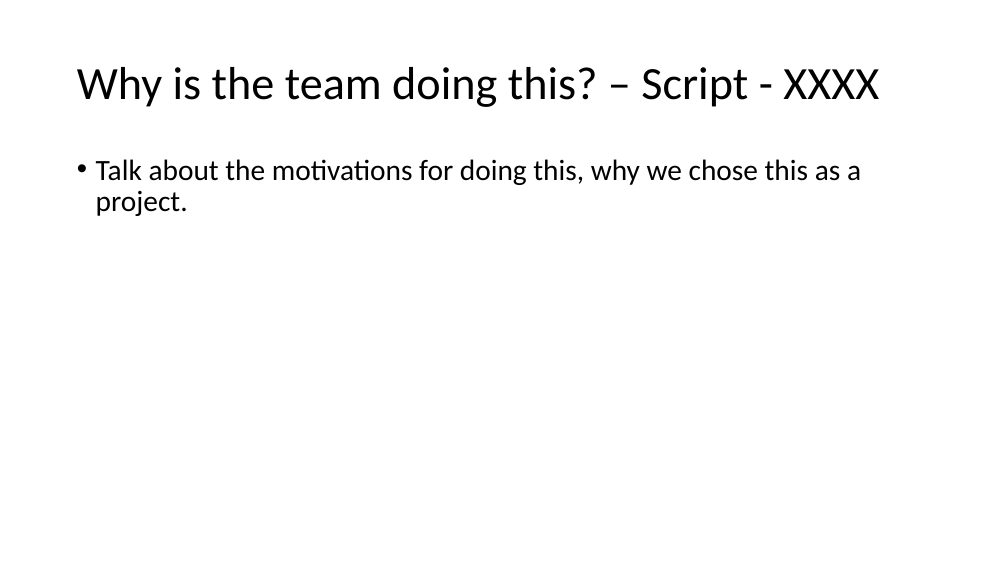
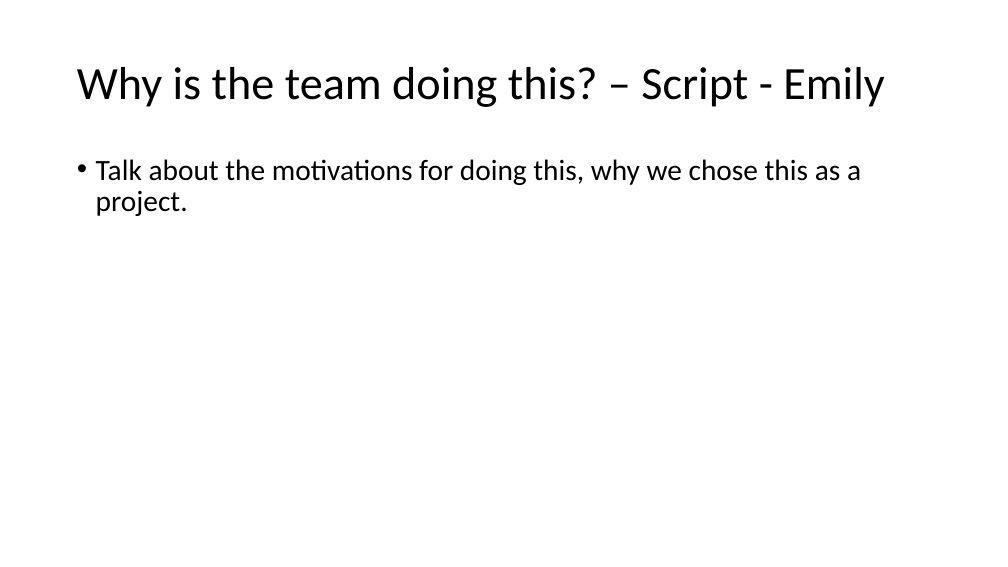
Before and after one commit to Brandon-M-Tech/Project-Assignment-3, a slide deck: slide 15 of storyboard-draft.pptx. Drawn at 1008x567 pixels with LibreOffice and Linux fonts; fonts in the diff are those of the drawing. Boxes give left, top, right and bottom in pixels: in the first picture for what was removed or moved away, otherwise in the second. Text is boxed around its words. In the diff, an @@ line names an element or a change of style, - is before the commit and + after.

Commit message:
updated storyboard with draft script

```diff
--- a/storyboard-draft.pptx
+++ b/storyboard-draft.pptx
@@ title at (x1=77, y1=67, x2=884, y2=107): text changed @@
-Why is the team doing this? – Script - XXXX
+Why is the team doing this? – Script - Emily
```
Also in this commit, not shown: 3 other slides changed.
